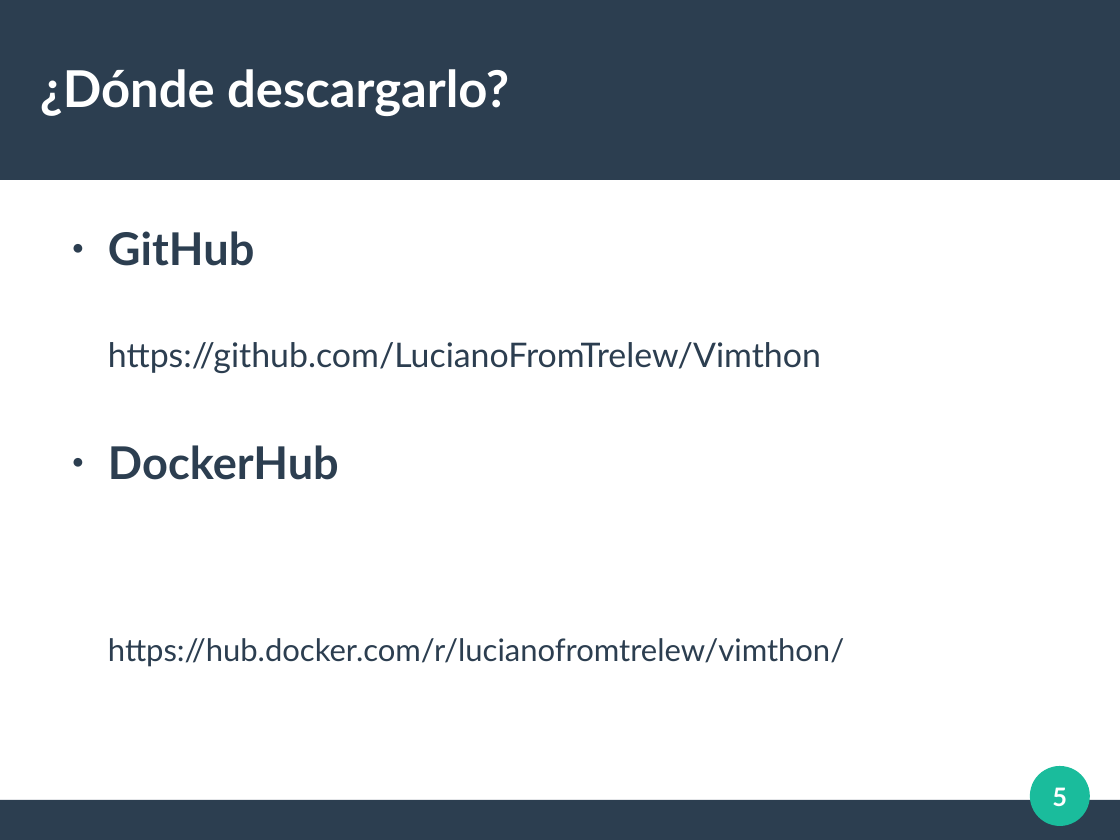
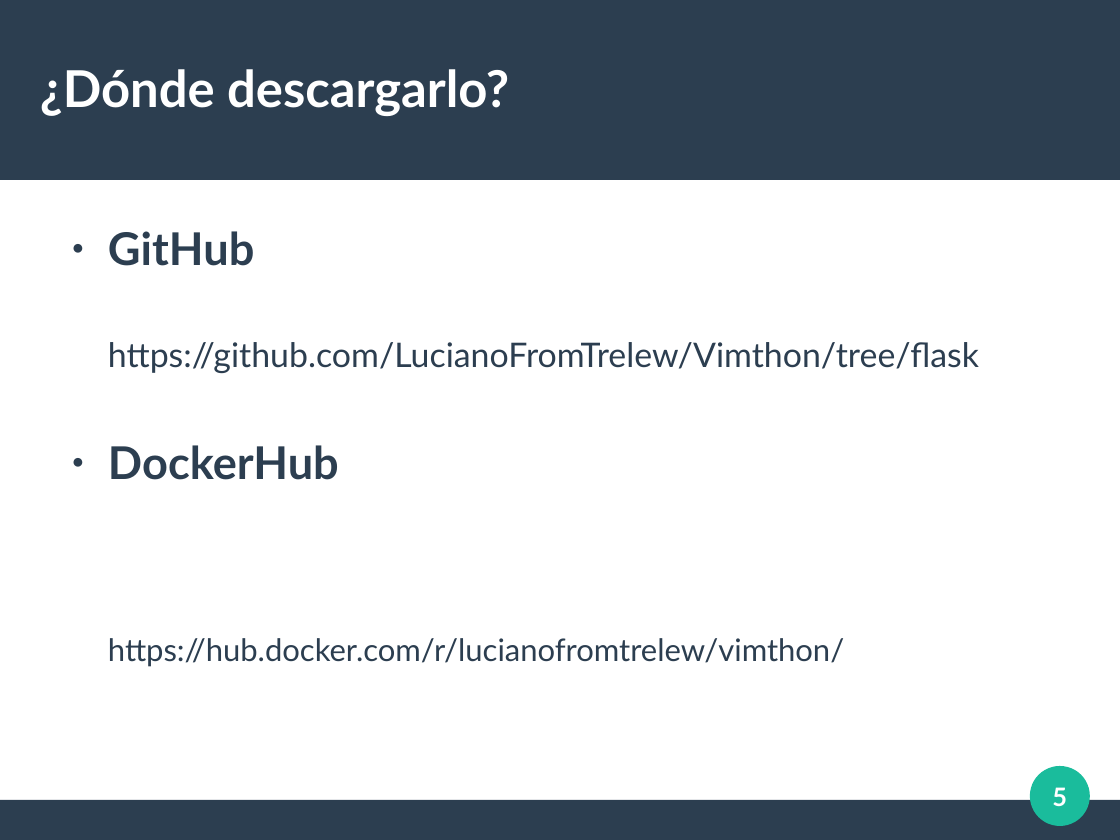
Before and after one commit to LucianoFromTrelew/Vimthon, a slide deck: slide 5 of presentacion/vimthon-presentacion.odp. Drawn at 1120x840 pixels with LibreOffice and Linux fonts; fonts in the diff are those of the drawing. Boxes give left, top, right and bottom in pixels: in the first picture for what was removed or moved away, otherwise in the second. Text is boxed around its words. In the diff, an @@ line names an element or a change of style, - is before the commit and + after.

Commit message:
presentación, git se quejaba del odp

```diff
--- a/presentacion/vimthon-presentacion.odp
+++ b/presentacion/vimthon-presentacion.odp
@@ text at box(108, 342, 979, 373): text changed @@
-https://github.com/LucianoFromTrelew/Vimthon
+https://github.com/LucianoFromTrelew/Vimthon/tree/flask
```
